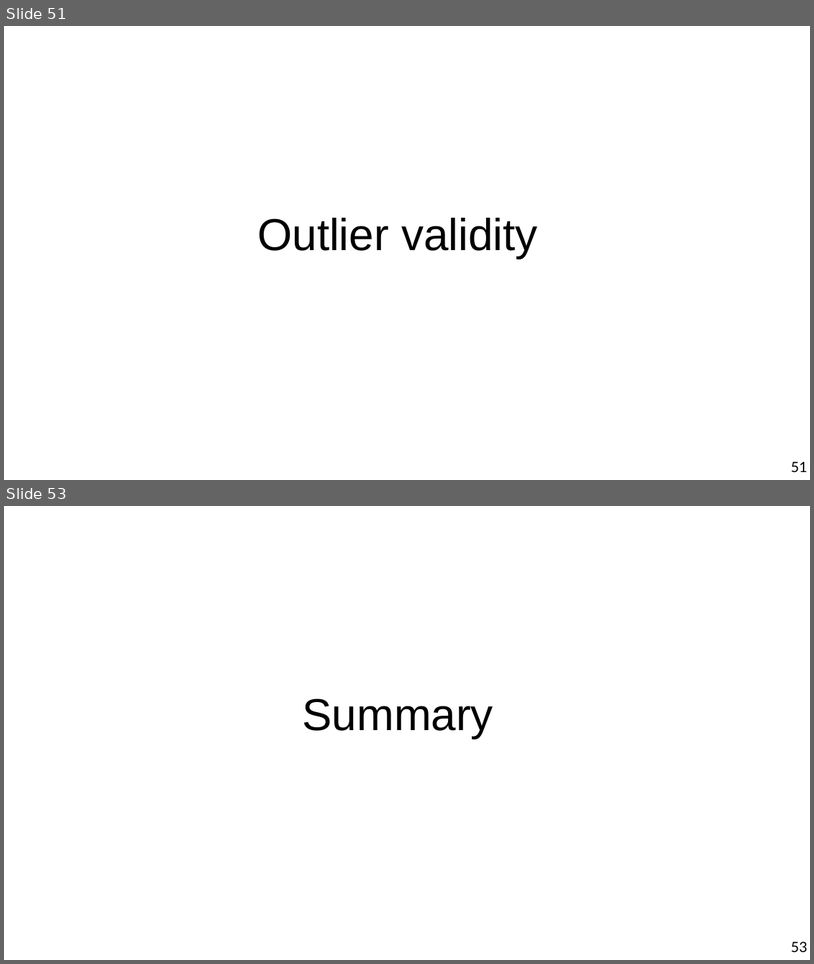
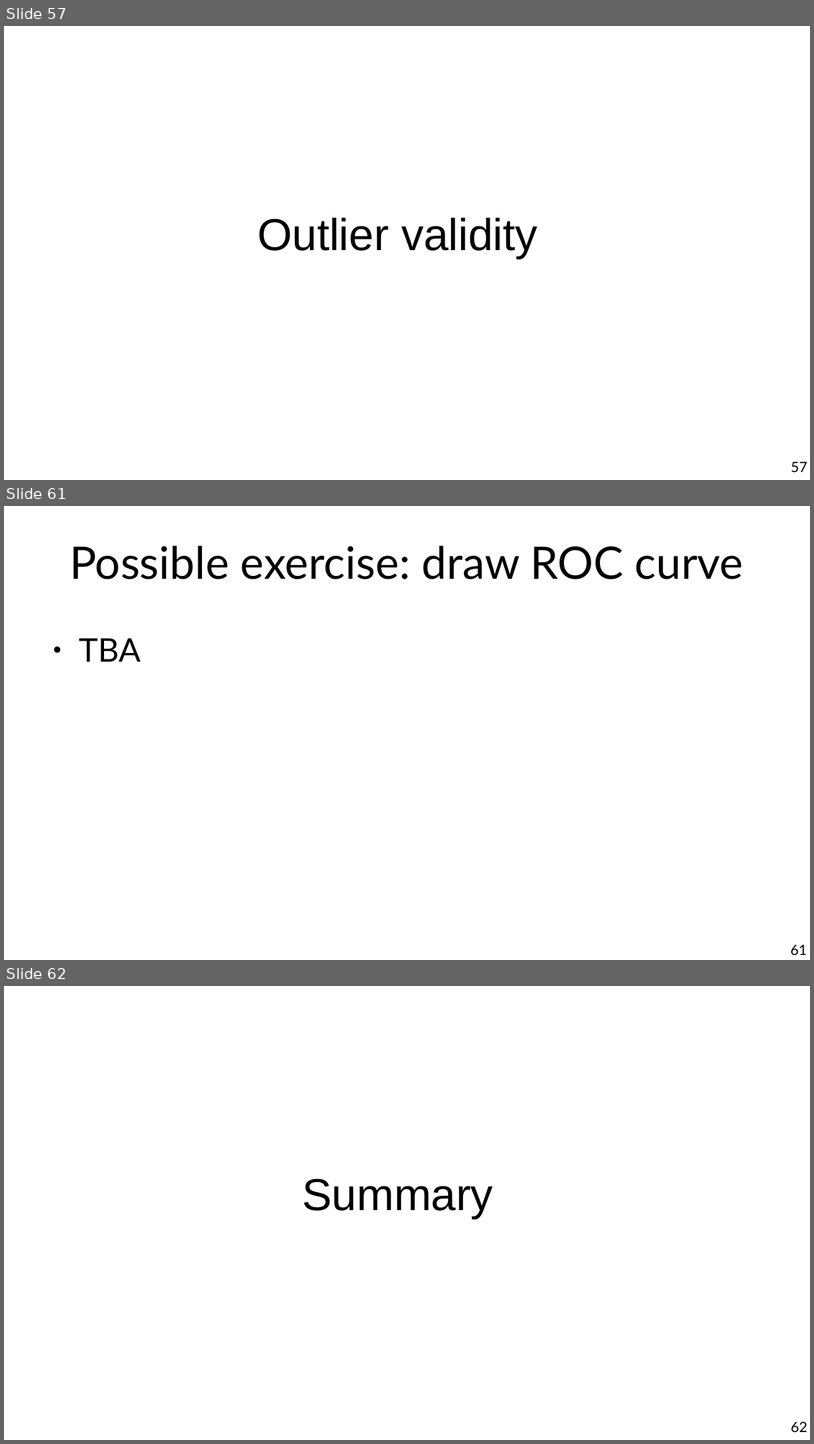
Before and after one commit to marco-calautti/data-mining-course, a slide deck: theory/tt09_outlier_detection.odp. Shown one above the other, each under a label of ours: slides 51 and 53 before the commit, slides 57, 61 and 62 after it; the slides between them are not shown. The pictures are 814x964 and 814x1444 pixels, drawn with LibreOffice and Linux fonts; fonts in the diff are those of the drawing. Boxes give left, top, right and bottom in pixels: in the first picture for what was removed or moved away, otherwise in the second. Text is boxed around its words. In the diff, an @@ line names an element or a change of style, - is before the commit and + after.

Commit message:
Done (just exercises missing)

```diff
--- a/theory/tt09_outlier_detection.odp
+++ b/theory/tt09_outlier_detection.odp
@@ slide 61 added at (4, 506, 810, 960), background #FFFFFF @@
@@ title added at (70, 546, 744, 579), 44 pt, text #000000 @@
+Possible exercise: draw ROC curve
@@ text added at (79, 638, 141, 662), 32 pt, text #000000 @@
+● TBA
@@ page number added at (791, 944, 808, 955), 14 pt, text #000000 @@
+61
@@ what was slide 51 is now slide 57 @@
@@ page number at (791, 462, 808, 472): text changed @@
-51
+57
@@ what was slide 53 is now slide 62 @@
@@ page number at (791, 1421, 808, 1432): text changed @@
-53
+62
```
Also in this commit, not shown: 10 slides changed, 9 other slides added, 1 slide removed.
